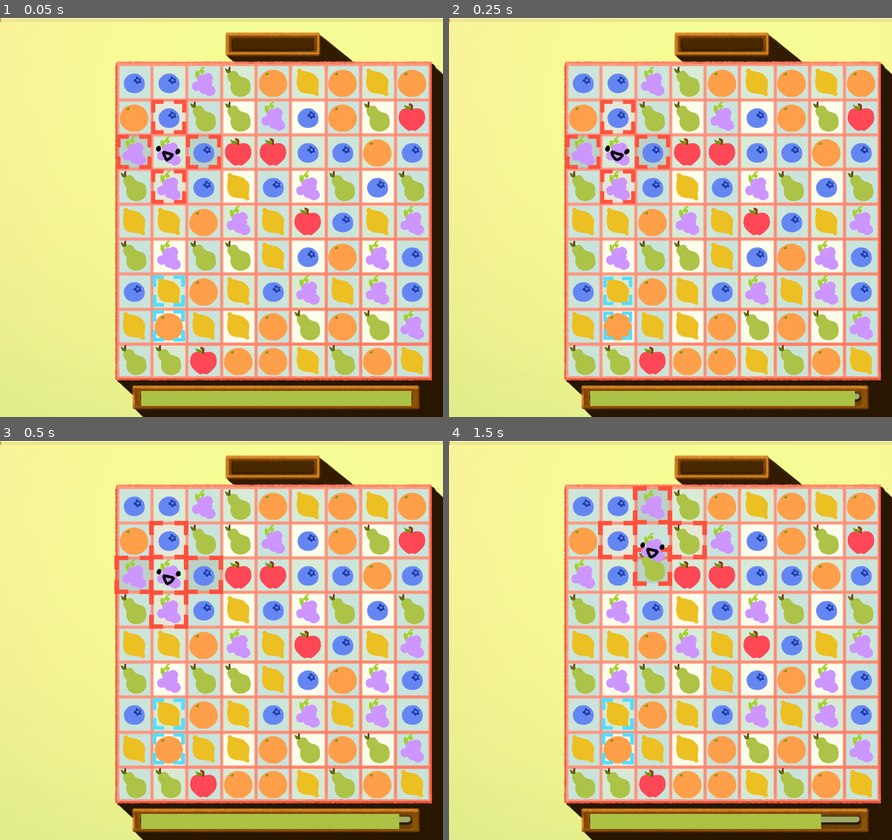
Above: before the commit, frames 1-4 (two rows, left to right).
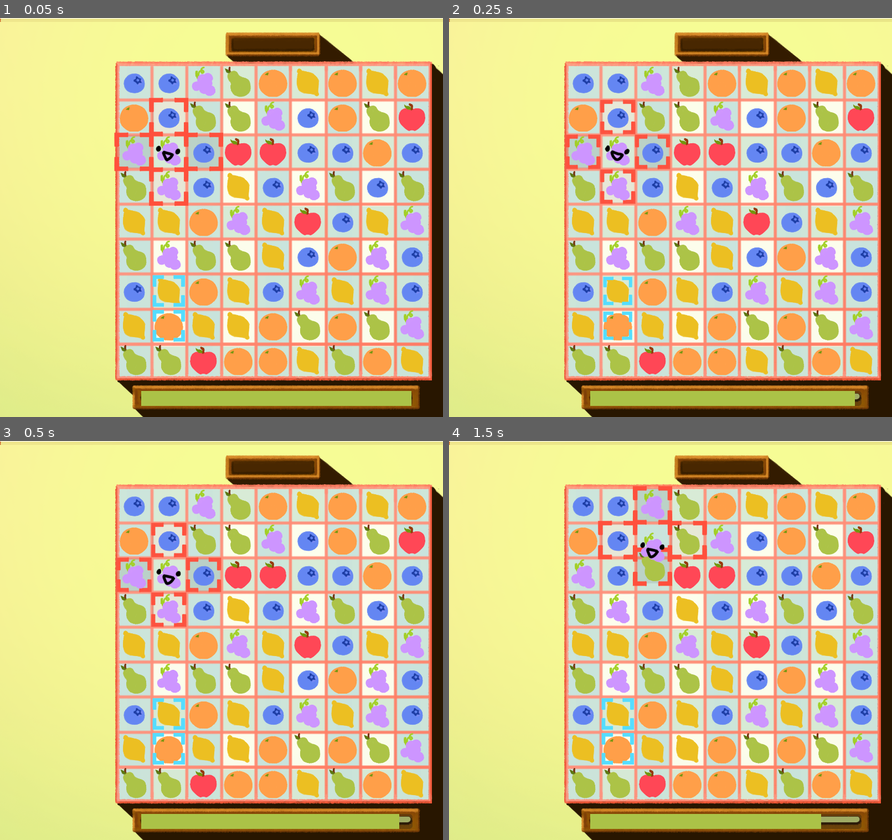
Above: after the commit, the same moments.

Repository: hulien22/gmtk2023
Game: Godot game, scene res://scenes/main.tscn
Two runs of this game, one before a commit and one after it. Both use one fixed random seed, a clock stepped at 60 frames per second and the inputs below. The engine's default icon, where the game draws it, is replaced by a stand-in: a white triangle on a blue panel in a dark square.
Inputs (mouse positions are in pixels of both pictures, inside the frame that each line leads up to):
- Up to frame 1 (0.05 s): no input
- Up to frame 2 (0.25 s): no input
- Up to frame 3 (0.5 s): no input
- Up to frame 4 (1.5 s): hold Right (player_movement_right) 0.53-1.25 s; click (652, 540) at 1.27 s

The runs differ from the first frame. In frame 1, 0.8% of the frame differs, in the area x 25-51%, y 19-48%; in frame 2, nothing differs; in frame 3, 0.8%; in frame 4, nothing differs.

Commit message:
knife anims

Diff:
--- a/scenes/Grid.gd
+++ b/scenes/Grid.gd
@@ -173,8 +173,8 @@
 						tiles[p.y][p.x].marked_for_destruction = true
 						tiles[p.y][p.x].placing_bomb = false
 
-	if (matches.size() > 0):
-		_debug_log_grid()
+#	if (matches.size() > 0):
+#		_debug_log_grid()
 
 #	print(matches.size(), matches)
 	return (matches.size() > 0)
@@ -256,7 +256,7 @@
 	for m in matches:
 #		tiles[m.y][m.x].set_type_and_modifier(Global.TileType.EMPTY, Global.Modifier.NONE)
 		if (!destroyed_matches.has(m)):
-			tiles[m.y][m.x].play_destroy_anim(20)
+			tiles[m.y][m.x].play_destroy_anim(20, global_posn_from_grid(m))
 			if (!tiles[m.y][m.x].placing_bomb):
 				tiles[m.y][m.x].set_type_and_modifier(Global.TileType.EMPTY, Global.Modifier.NONE)
 			else:
--- a/scenes/Tile.gd
+++ b/scenes/Tile.gd
@@ -97,16 +97,39 @@
 			   preload("res://art/fruits/blueberry.png"), preload("res://art/fruits/grape.png")]
 var explosion_shader: ShaderMaterial = preload("res://shaders/explosion_material.tres").duplicate(true)
 
-func play_destroy_anim(points: int):
+var explosions = [preload("res://scenes/horizontal_bomb_anim.tscn"),preload("res://scenes/horizontal_bomb_anim.tscn"),preload("res://scenes/horizontal_bomb_anim.tscn"),preload("res://scenes/horizontal_bomb_anim.tscn"),preload("res://scenes/horizontal_bomb_anim.tscn")]
+
+func play_destroy_anim(points: int, global_posn: Vector2):
 	$Node/RichTextLabel.add_text(str(points))
 	#play destruction animation
 #	var tween: Tween = create_tween()
 #	tween.connect("finished", delete_self)
 #	tween.tween_property(self,"position",Vector2(position.x, position.y + 100), 3).set_trans(Tween.TRANS_QUAD)
 	# TODO handle bombs specially?
-	explosion_shader.set_shader_parameter("sprite", sprites[Global.get_index_from_type(type)])
-	$GPUParticles2D.process_material = explosion_shader
-	$GPUParticles2D.emitting = true
+	if (modifier == Global.Modifier.NONE || placing_bomb):
+		explosion_shader.set_shader_parameter("sprite", sprites[Global.get_index_from_type(type)])
+		$GPUParticles2D.process_material = explosion_shader
+		$GPUParticles2D.emitting = true
+	elif (modifier == Global.Modifier.HORIZONTAL):
+		var s:Node2D = explosions[0].instantiate()
+		print(global_position, global_posn)
+		s.setup(type)
+		s.z_index = 100
+		s.visible = false
+		get_parent().add_child(s)
+		s.global_position = global_posn
+		s.visible = true
+	elif (modifier == Global.Modifier.VERTICAL):
+		var s:Node2D = explosions[0].instantiate()
+		print(global_position, global_posn)
+		s.setup(type)
+		s.z_index = 100
+		s.visible = false
+		s.rotation_degrees = 270
+		get_parent().add_child(s)
+		s.global_position = global_posn
+		s.visible = true
+
 	$Node.visible = false
 
 func destroy():
--- a/scenes/Tile.tscn
+++ b/scenes/Tile.tscn
@@ -719,7 +719,7 @@
 position = Vector2(20, 20)
 scale = Vector2(0.463636, 0.463636)
 sprite_frames = SubResource("SpriteFrames_7n0o6")
-frame_progress = 0.881154
+frame_progress = 0.525341
 speed_scale = 0.5
 
 [node name="Sprites" type="AnimatedSprite2D" parent="Node"]
--- /dev/null
+++ b/scenes/horizontal_bomb_anim.gd
@@ -0,0 +1,34 @@
+extends Node2D
+
+# Called when the node enters the scene tree for the first time.
+var sprites = [preload("res://art/fruits/apple_horizontal.png"), preload("res://art/fruits/orange_horizontal.png"),
+			   preload("res://art/fruits/lemon_horizontal.png"), preload("res://art/fruits/pear_horizontal.png"),
+			   preload("res://art/fruits/blueberry_horizontal.png"), preload("res://art/fruits/grape_horizontal.png")]
+func setup(t: Global.TileType):
+	$Sprites.frame = Global.get_index_from_type(t)
+	$GPUParticles2D.texture = sprites[Global.get_index_from_type(t)]
+
+func _ready():
+	var tween: Tween = create_tween()
+	tween.connect("finished", fly_right)
+	tween.tween_property($Sprites,"scale",Vector2(3,3), 0.5).set_trans(Tween.TRANS_LINEAR).set_ease(Tween.EASE_OUT)
+	$GPUParticles2D.emitting = true
+	print("SPAWNED", global_position)
+
+func fly_right():
+	var tween: Tween = create_tween()
+	tween.tween_property($Sprites,"scale",Vector2(1,1), 0.1).set_trans(Tween.TRANS_LINEAR).set_ease(Tween.EASE_OUT)
+
+	var tween2: Tween = create_tween()
+	tween2.connect("finished", fly_right2)
+	tween2.tween_property($Sprites,"position",Vector2(1000,0), 0.1).set_trans(Tween.TRANS_LINEAR).set_ease(Tween.EASE_OUT)
+
+func fly_right2():
+	$Sprites.position.x = -100
+	var tween2: Tween = create_tween()
+	tween2.connect("finished", delete_self)
+	tween2.tween_property($Sprites,"position",Vector2(1000,0), 0.2).set_trans(Tween.TRANS_LINEAR).set_ease(Tween.EASE_OUT)
+
+func delete_self():
+#	queue_free()
+	pass
--- /dev/null
+++ b/scenes/horizontal_bomb_anim.tscn
@@ -0,0 +1,183 @@
+[gd_scene load_steps=34 format=3 uid="uid://c36fg1x57b5qw"]
+
+[ext_resource type="Script" path="res://scenes/horizontal_bomb_anim.gd" id="1_tcpmr"]
+[ext_resource type="Texture2D" uid="uid://r4k0q01itku4" path="res://art/fruits/apple__destroyer.png" id="2_6a02l"]
+[ext_resource type="Texture2D" uid="uid://dv5t37eu8ss2l" path="res://art/fruits/orange__destroyer.png" id="3_nxvsq"]
+[ext_resource type="Texture2D" uid="uid://bmyqr6pb6mkxp" path="res://art/fruits/lemon__destroyer.png" id="4_6ls4p"]
+[ext_resource type="Texture2D" uid="uid://ch0tm023lrtso" path="res://art/fruits/pear__destroyer.png" id="5_yo6s3"]
+[ext_resource type="Texture2D" uid="uid://bx8b1x0ejdfhv" path="res://art/fruits/blueberry_destroyer.png" id="6_6h0j6"]
+[ext_resource type="Texture2D" uid="uid://2tqspdfeoehw" path="res://art/fruits/grape__destroyer.png" id="7_c75wp"]
+[ext_resource type="Texture2D" uid="uid://cxh5pva6q3vqy" path="res://art/fruits/apple.png" id="8_wx3ks"]
+[ext_resource type="Texture2D" uid="uid://cl04rjaed4hnf" path="res://art/fruits/orange.png" id="9_pyh2n"]
+[ext_resource type="Texture2D" uid="uid://ca2biyd7b0r1u" path="res://art/fruits/lemon.png" id="10_j6dhv"]
+[ext_resource type="Texture2D" uid="uid://md1ewu6rt0t4" path="res://art/fruits/pear.png" id="11_hp3ab"]
+[ext_resource type="Texture2D" uid="uid://dyept55xdae20" path="res://art/fruits/blueberry.png" id="12_8gw20"]
+[ext_resource type="Texture2D" uid="uid://dn0375twkqlwk" path="res://art/fruits/grape.png" id="13_7hn3u"]
+[ext_resource type="Texture2D" uid="uid://brm0vr4w22p1r" path="res://art/fruits/apple_explode.png" id="14_pw2xr"]
+[ext_resource type="Texture2D" uid="uid://7m7fl7suggxf" path="res://art/fruits/orange_explode.png" id="15_e6p5i"]
+[ext_resource type="Texture2D" uid="uid://4x3tvls6kk15" path="res://art/fruits/lemon_explode.png" id="16_qh05e"]
+[ext_resource type="Texture2D" uid="uid://lecda8wvmev8" path="res://art/fruits/pear_explode.png" id="17_eexok"]
+[ext_resource type="Texture2D" uid="uid://vaqekofg073i" path="res://art/fruits/blueberry_explode.png" id="18_l7yl7"]
+[ext_resource type="Texture2D" uid="uid://6f78a5co83u5" path="res://art/fruits/grape_explode.png" id="19_0imkn"]
+[ext_resource type="Texture2D" uid="uid://c1gr86w6jjnpf" path="res://art/fruits/apple_horizontal.png" id="20_0cs7i"]
+[ext_resource type="Texture2D" uid="uid://dp88eqidydtk4" path="res://art/fruits/orange_horizontal.png" id="21_ortuu"]
+[ext_resource type="Texture2D" uid="uid://coslycxgxh1c4" path="res://art/fruits/lemon_horizontal.png" id="22_jsrks"]
+[ext_resource type="Texture2D" uid="uid://dcv66y1qvsnpg" path="res://art/fruits/pear_horizontal.png" id="23_s6u7x"]
+[ext_resource type="Texture2D" uid="uid://lbrmmv82kjdd" path="res://art/fruits/blueberry_horizontal.png" id="24_bq13l"]
+[ext_resource type="Texture2D" uid="uid://mxftvto0wo43" path="res://art/fruits/grape_horizontal.png" id="25_dttoy"]
+[ext_resource type="Texture2D" uid="uid://dbwkuo11y6xg3" path="res://art/fruits/apple_vertical.png" id="26_i3iwq"]
+[ext_resource type="Texture2D" uid="uid://bspw6uk307f7h" path="res://art/fruits/orange_vertical.png" id="27_54min"]
+[ext_resource type="Texture2D" uid="uid://x30xhkab5ejy" path="res://art/fruits/lemon_vertical.png" id="28_kac66"]
+[ext_resource type="Texture2D" uid="uid://4pbfa0ua5sj6" path="res://art/fruits/pear_vertical.png" id="29_inv4x"]
+[ext_resource type="Texture2D" uid="uid://c2f8yhe4oy4vs" path="res://art/fruits/blueberry_vertical.png" id="30_xxs16"]
+[ext_resource type="Texture2D" uid="uid://lckbate3aay8" path="res://art/fruits/grape_vertical.png" id="31_oq3r8"]
+
+[sub_resource type="ParticleProcessMaterial" id="ParticleProcessMaterial_7x8in"]
+emission_shape = 3
+emission_box_extents = Vector3(100, 50, 1)
+particle_flag_disable_z = true
+spread = 0.0
+gravity = Vector3(0, 0, 0)
+initial_velocity_min = 10000.0
+initial_velocity_max = 10000.0
+orbit_velocity_min = 0.0
+orbit_velocity_max = 0.0
+scale_min = 5.0
+scale_max = 5.0
+
+[sub_resource type="SpriteFrames" id="SpriteFrames_42ks1"]
+animations = [{
+"frames": [{
+"duration": 1.0,
+"texture": ExtResource("2_6a02l")
+}, {
+"duration": 1.0,
+"texture": ExtResource("3_nxvsq")
+}, {
+"duration": 1.0,
+"texture": ExtResource("4_6ls4p")
+}, {
+"duration": 1.0,
+"texture": ExtResource("5_yo6s3")
+}, {
+"duration": 1.0,
+"texture": ExtResource("6_6h0j6")
+}, {
+"duration": 1.0,
+"texture": ExtResource("7_c75wp")
+}],
+"loop": true,
+"name": &"DestroyerBomb",
+"speed": 5.0
+}, {
+"frames": [{
+"duration": 1.0,
+"texture": ExtResource("8_wx3ks")
+}, {
+"duration": 1.0,
+"texture": ExtResource("9_pyh2n")
+}, {
+"duration": 1.0,
+"texture": ExtResource("10_j6dhv")
+}, {
+"duration": 1.0,
+"texture": ExtResource("11_hp3ab")
+}, {
+"duration": 1.0,
+"texture": ExtResource("12_8gw20")
+}, {
+"duration": 1.0,
+"texture": ExtResource("13_7hn3u")
+}],
+"loop": true,
+"name": &"Fruit",
+"speed": 5.0
+}, {
+"frames": [{
+"duration": 1.0,
+"texture": ExtResource("14_pw2xr")
+}, {
+"duration": 1.0,
+"texture": ExtResource("15_e6p5i")
+}, {
+"duration": 1.0,
+"texture": ExtResource("16_qh05e")
+}, {
+"duration": 1.0,
+"texture": ExtResource("17_eexok")
+}, {
+"duration": 1.0,
+"texture": ExtResource("18_l7yl7")
+}, {
+"duration": 1.0,
+"texture": ExtResource("19_0imkn")
+}],
+"loop": true,
+"name": &"FruitBomb",
+"speed": 5.0
+}, {
+"frames": [{
+"duration": 1.0,
+"texture": ExtResource("20_0cs7i")
+}, {
+"duration": 1.0,
+"texture": ExtResource("21_ortuu")
+}, {
+"duration": 1.0,
+"texture": ExtResource("22_jsrks")
+}, {
+"duration": 1.0,
+"texture": ExtResource("23_s6u7x")
+}, {
+"duration": 1.0,
+"texture": ExtResource("24_bq13l")
+}, {
+"duration": 1.0,
+"texture": ExtResource("25_dttoy")
+}],
+"loop": true,
+"name": &"HorizontalBomb",
+"speed": 5.0
+}, {
+"frames": [{
+"duration": 1.0,
+"texture": ExtResource("26_i3iwq")
+}, {
+"duration": 1.0,
+"texture": ExtResource("27_54min")
+}, {
+"duration": 1.0,
+"texture": ExtResource("28_kac66")
+}, {
+"duration": 1.0,
+"texture": ExtResource("29_inv4x")
+}, {
+"duration": 1.0,
+"texture": ExtResource("30_xxs16")
+}, {
+"duration": 1.0,
+"texture": ExtResource("31_oq3r8")
+}],
+"loop": true,
+"name": &"VerticalBomb",
+"speed": 5.0
+}]
+
+[node name="horizontal_bomb_anim" type="Node2D"]
+script = ExtResource("1_tcpmr")
+
+[node name="GPUParticles2D" type="GPUParticles2D" parent="."]
+visible = false
+position = Vector2(-1000, 0)
+scale = Vector2(0.345455, 0.345455)
+emitting = false
+amount = 9
+process_material = SubResource("ParticleProcessMaterial_7x8in")
+texture = ExtResource("20_0cs7i")
+explosiveness = 0.3
+
+[node name="Sprites" type="AnimatedSprite2D" parent="."]
+position = Vector2(0, 4)
+scale = Vector2(0.345455, 0.345455)
+sprite_frames = SubResource("SpriteFrames_42ks1")
+animation = &"HorizontalBomb"
--- a/scenes/main.gd
+++ b/scenes/main.gd
@@ -136,7 +136,7 @@
 			print(bomb_time)
 			if (bomb_time > 0):
 				$Grid2.destroy_matches()
-				await get_tree().create_timer(bomb_time).timeout
+				await get_tree().create_timer(bomb_time * 2).timeout
 				bomb_time = $Grid2.process_one_bomb()
 			else:
 				if $Grid2.destroy_matches():
